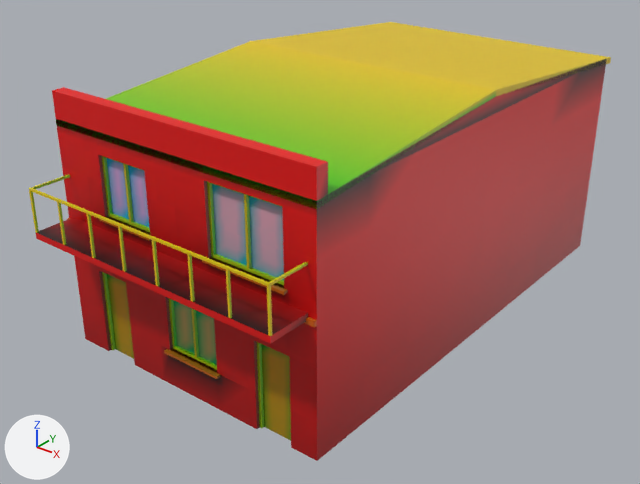
The glTF model apps/web/public/city/archetypes/townhouse.glb as it was, and as the next commit left it.
One viewpoint serves both versions: a 50 mm lens placed at (11.96, -15.98, 11.17), pointed at (-0.2, -0.78, 1.75). Every picture has the same lights, and +X, +Y and +Z are marked at lower left. The picture after the commit comes second. Objects named as collision shapes, trigger or cutter boxes, shadow casters or lower levels of detail are left out. Where no turn or scale is listed for an object, it has been applied to the vertices. Vertices at exactly the same position are counted once.

Objects in the first picture: 'townhouse__flat__LOD0'.
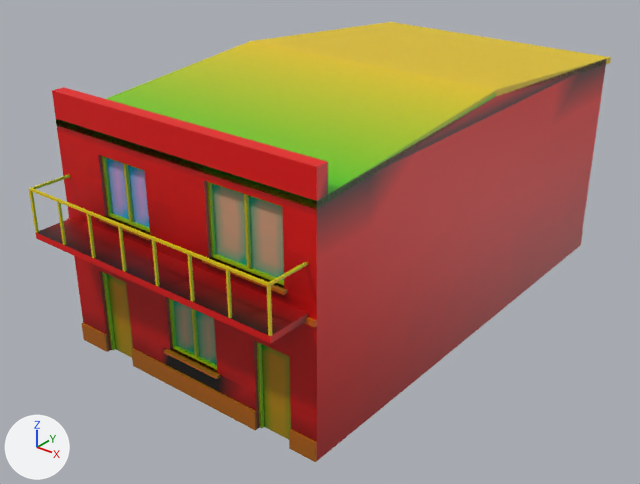
Boxes (x1, y1, x2, y2) around the edits, measured in the pictures (640 x 484 px):
'townhouse__flat__LOD0', reshaped: before (29, 22, 611, 461); after (29, 22, 611, 462)
part 1 of me_townhouse__flat__lod0, added: after (81, 231, 583, 462)
part 2 of me_townhouse__flat__lod0, recoloured: (82, 182, 320, 461) in both

The change, as a diff of the scene's bpy script:
```diff
--- a/apps/web/public/city/archetypes/townhouse.glb.py
+++ b/apps/web/public/city/archetypes/townhouse.glb.py
@@ me_townhouse__flat__lod0 @@
 # used by ob_townhouse__flat__lod0; location = (0.0, 0.15, 3.0)
-me_townhouse__flat__lod0.from_pydata(...)  # 852 vertices, 1172 faces; spans x -3.5..3.5, y -6.65..6.65, z -3.0..3.0
+me_townhouse__flat__lod0.from_pydata(...)  # 876 vertices, 1204 faces; spans x -3.5..3.5, y -6.65..6.65, z -3.0..3.0
+# me_townhouse__flat__lod0 part 1
+# 4 vertices are added at (3.5, 6.4, -2.55), (-3.5, 6.4, -2.55), (-3.5, 6.4, -3.0), (3.5, 6.4, -3.0)
+# 8 new vertices lie (0.0, 0.0, 0.45) away from vertices in x -3.5..3.5, y -5.65..6.35, z -3.0
+# 12 new vertices lie (0.0, -0.05, 0.0) away from vertices in x -3.5..3.5, y -5.65, z -3.0..-2.55
+# 32 new faces join them
+# me_townhouse__flat__lod0 part 2: 586 kept faces spanning x -3.5..3.5, y -6.65..6.65, z -3.0..2.78 get new vertex colours
 me_townhouse__flat__lod0.materials.append(mat_tl_role)
```
